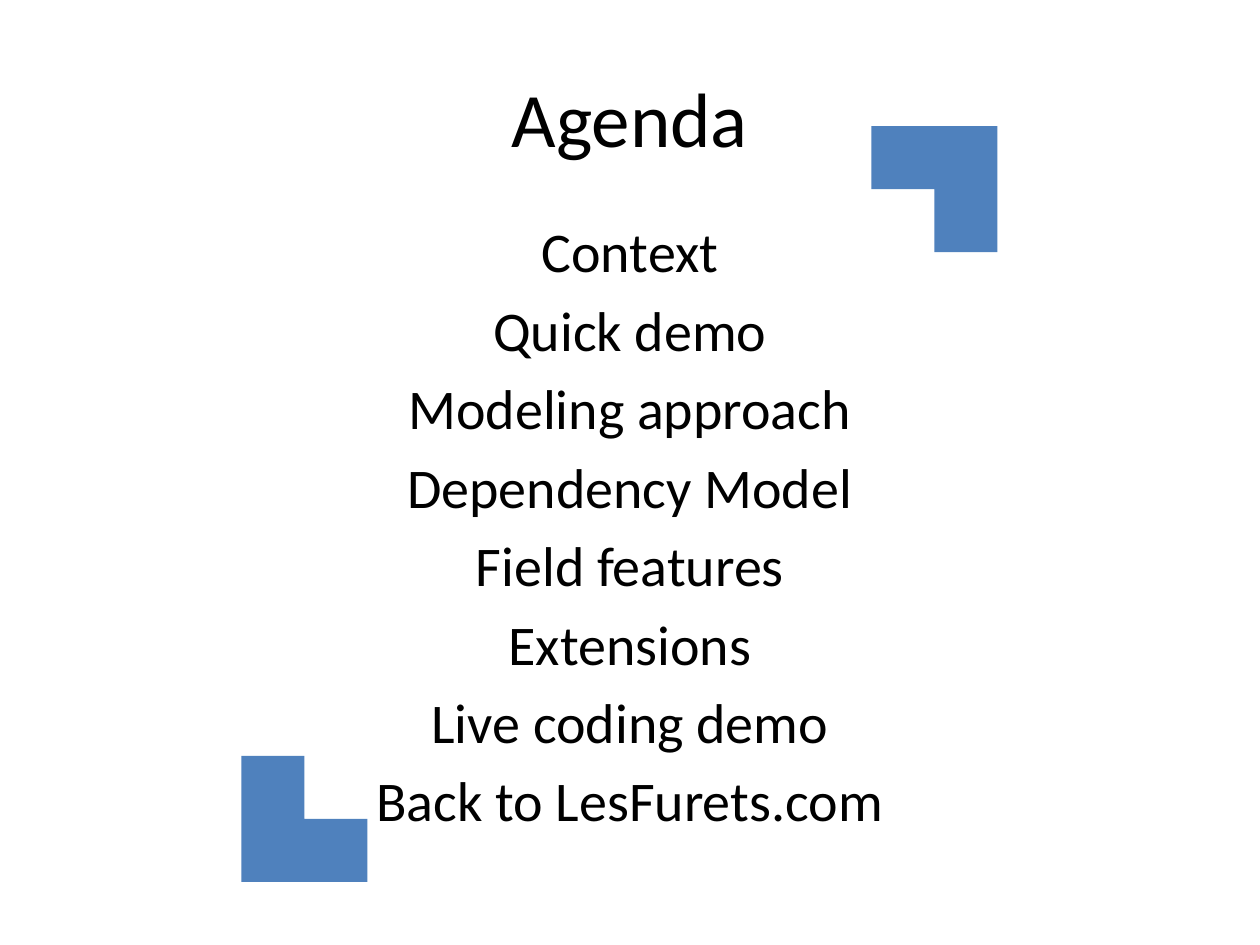
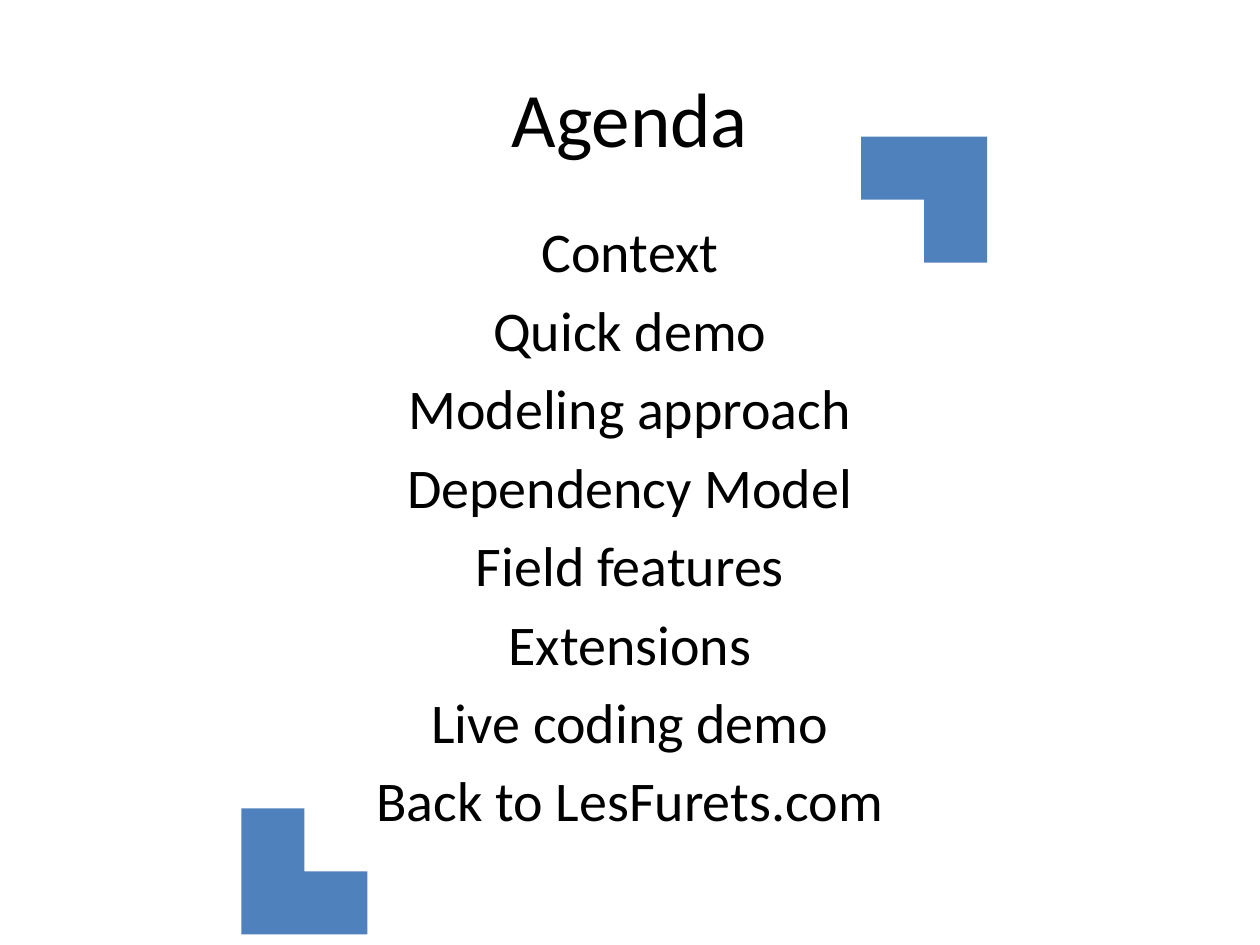
Before and after one commit to lesfurets/mdl4ui, a slide deck: slide 3 of mdl4ui-docs/mdl4ui_cg2013.pptx. Drawn at 1260x945 pixels with LibreOffice and Linux fonts; fonts in the diff are those of the drawing; background and template pictures are left out. Boxes give left, top, right and bottom in pixels: in the first picture for what was removed or moved away, otherwise in the second. Text is boxed around its words. In the diff, an @@ line names an element or a change of style, - is before the commit and + after.

```diff
--- a/mdl4ui-docs/mdl4ui_cg2013.pptx
+++ b/mdl4ui-docs/mdl4ui_cg2013.pptx
@@ corner: place and size @@
-corner at box(872, 126, 998, 252)
+corner at box(861, 136, 987, 262)
@@ corner: place and size @@
-corner at box(242, 756, 368, 882)
+corner at box(242, 809, 368, 935)
```
Also in this commit, not shown: 1 other slide changed.
